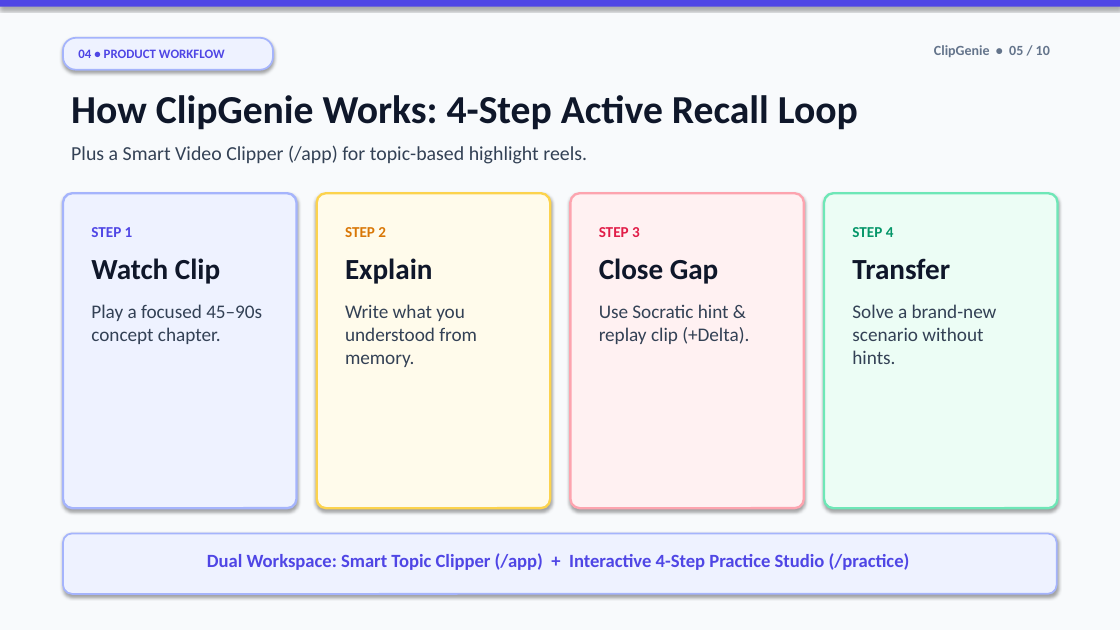
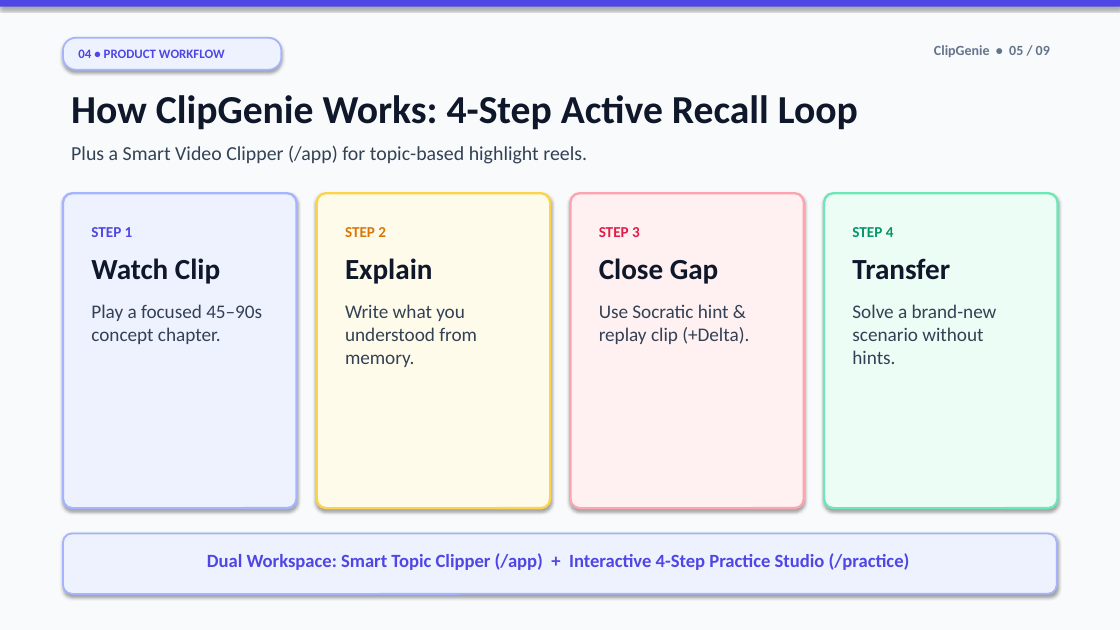
Before and after one commit to ansnaeemcodes/clipgenie, a slide deck: slide 5 of ClipGenie_Presentation.pptx. Drawn at 1120x630 pixels with LibreOffice and Linux fonts; fonts in the diff are those of the drawing. Boxes give left, top, right and bottom in pixels: in the first picture for what was removed or moved away, otherwise in the second. Text is boxed around its words. In the diff, an @@ line names an element or a change of style, - is before the commit and + after.

```diff
--- a/ClipGenie_Presentation.pptx
+++ b/ClipGenie_Presentation.pptx
@@ rounded rectangle "04 • PRODUCT WORKFLOW": place and size @@
-rounded rectangle "04 • PRODUCT WORKFLOW" at (63, 38, 273, 70)
+rounded rectangle "04 • PRODUCT WORKFLOW" at (63, 38, 281, 70)
@@ text at (934, 45, 1050, 57): text changed @@
-ClipGenie • 05 / 10
+ClipGenie • 05 / 09
```
Also in this commit, not shown: 8 other slides changed, 1 slide removed, 7 other files.
